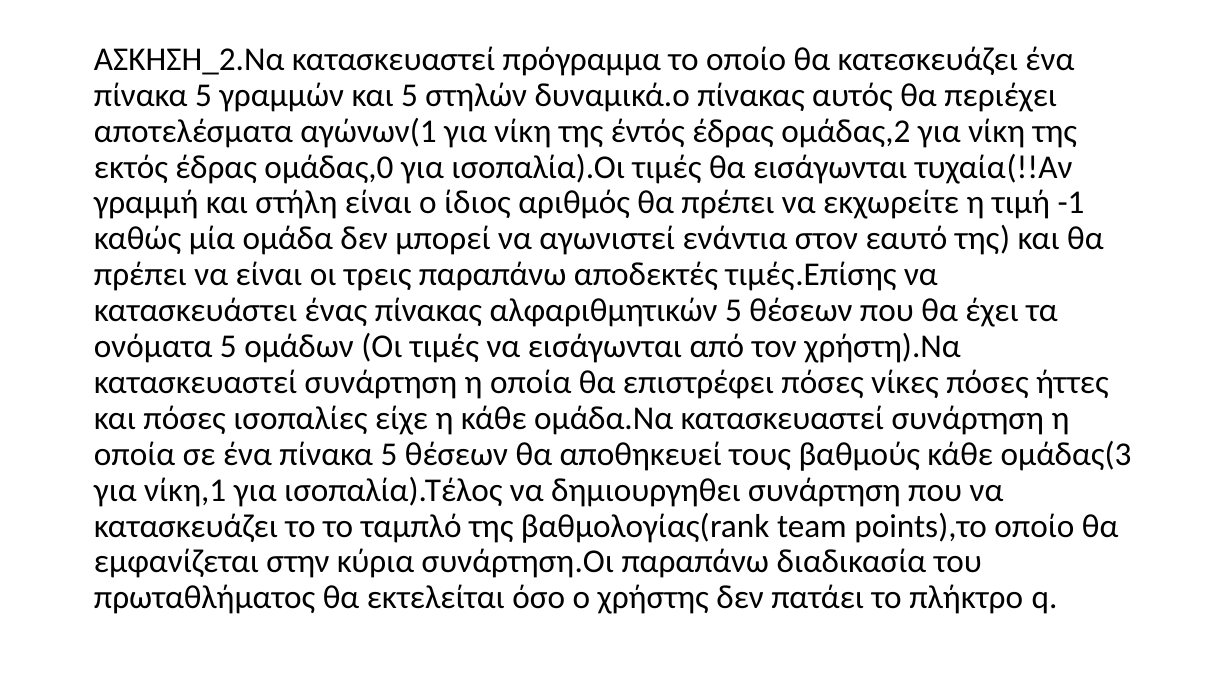
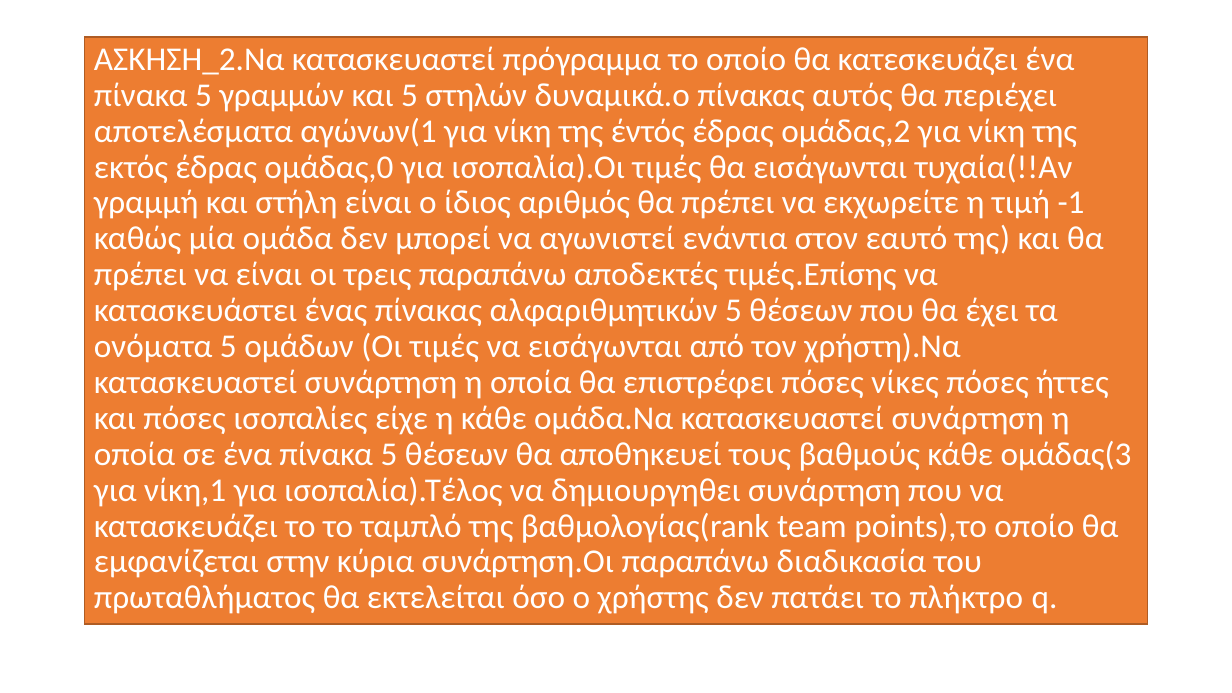
Before and after one commit to vasnastos/PROGRAMMING_TO_C, a slide deck: slide 3 of EXERCISES/exercise-.pptx. Drawn at 1232x693 pixels with LibreOffice and Linux fonts; fonts in the diff are those of the drawing. Boxes give left, top, right and bottom in pixels: in the first picture for what was removed or moved away, otherwise in the second. Text is boxed around its words. In the diff, an @@ line names an element or a change of style, - is before the commit and + after.

```diff
--- a/EXERCISES/exercise-.pptx
+++ b/EXERCISES/exercise-.pptx
@@ text "ΑΣΚΗΣΗ_2.Να κατασκευαστεί πρόγραμμα το οποίο ...": place and size @@
-text "ΑΣΚΗΣΗ_2.Να κατασκευαστεί πρόγραμμα το οποίο ..." at [94, 46, 1132, 614]
+text "ΑΣΚΗΣΗ_2.Να κατασκευαστεί πρόγραμμα το οποίο ..." at [85, 37, 1148, 625]
@@ text "ΑΣΚΗΣΗ_2.Να κατασκευαστεί πρόγραμμα το οποίο ..." at [85, 37, 1148, 625]: text colour #000000 to #FFFFFF; fill none to #ED7D31; outline none to #AF5C24 1 pt @@
```
Also in this commit, not shown: 2 other slides changed, 10 other files.
